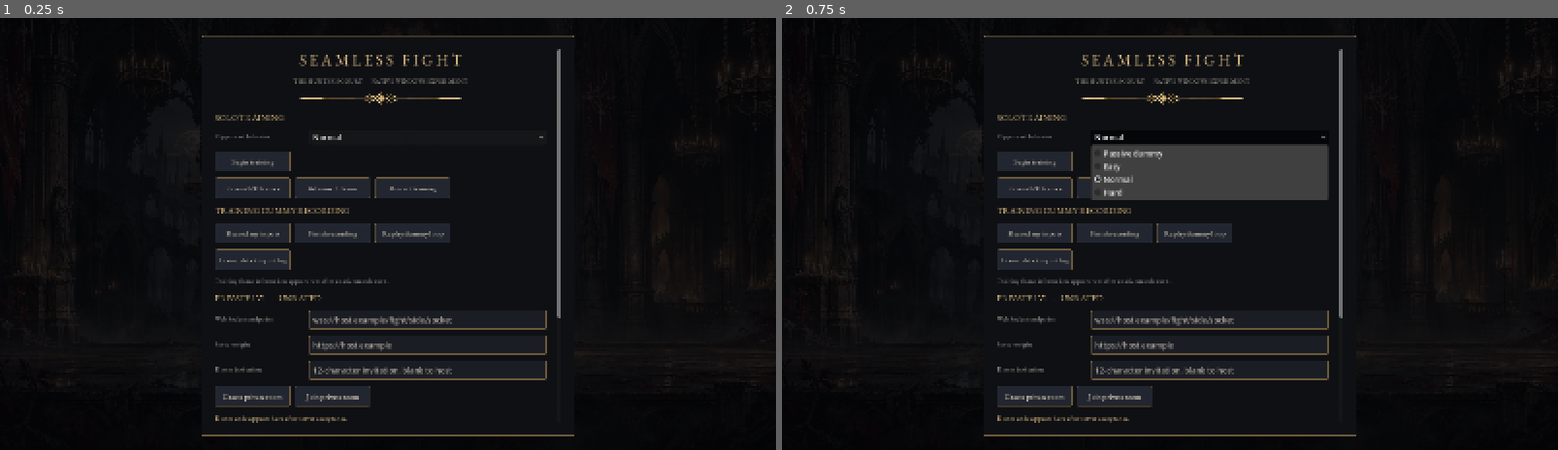
Above: before the commit, frames 1-2 (left to right).
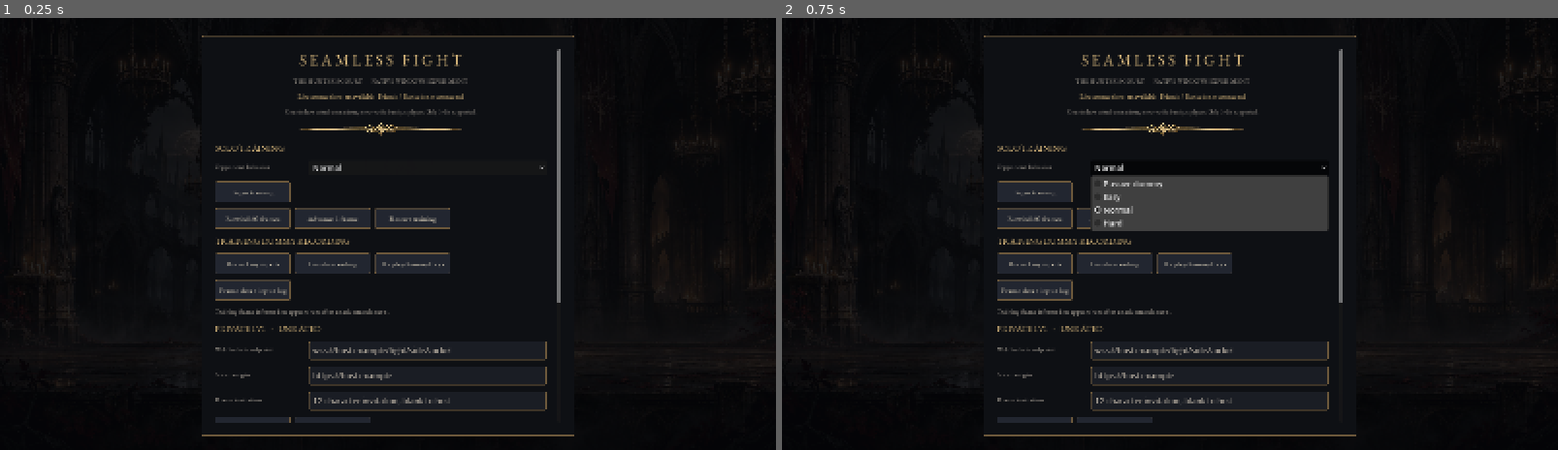
Above: after the commit, the same moments.

Repository: ProhorovIlja/seamless-fight
Game: Godot game, scene res://scenes/stage.tscn
The game is run twice, just before and just after one commit, with the same random seed, the same clock (stepped at 60 frames per second) and the same inputs.
Inputs:
- Up to frame 1 (0.25 s): no input
- Up to frame 2 (0.75 s): click "Normal" at 0.5 s

The runs differ from the first frame. In frame 1, 9.3% of the frame differs, in the area x 27-73%, y 17-94%; in frame 2, 12%.

Commit message:
feat(native-launcher): show live 1v1 connections, duel and spectator counts in Godot entry menu

Diff:
--- a/experiments/godot-native-4.7/scripts/native_menu.gd
+++ b/experiments/godot-native-4.7/scripts/native_menu.gd
@@ -10,6 +10,7 @@
 const BORDER := Color("#6c583b")
 var status: Label
 var practice_details: Label
+var court_activity: Label
 var join_code: LineEdit
 var endpoint: LineEdit
 var origin: LineEdit
@@ -29,7 +30,16 @@
 	online.room_code_ready.connect(_on_room)
 	online.connection_state.connect(_on_notice)
 	get_parent().get_node("Practice").practice_stopped.connect(_on_practice_stopped)
+	var live: Node=get_parent().get_node("CourtStatus")
+	live.activity_changed.connect(_on_court_activity)
 	visible=true
+	if DisplayServer.get_name()!="headless":
+		live.refresh()
+		var polling := Timer.new()
+		polling.wait_time=15.0
+		polling.autostart=true
+		polling.timeout.connect(func(): if visible: live.refresh())
+		add_child(polling)
 
 func _style(color: Color, margin: int=12) -> StyleBoxFlat:
 	var s := StyleBoxFlat.new()
@@ -116,6 +126,13 @@
 	var subtitle := _label("THE HUNTER'S COURT   ·   NATIVE WINDOWS EXPERIMENT",13,MUTED)
 	subtitle.horizontal_alignment=HORIZONTAL_ALIGNMENT_CENTER
 	column.add_child(subtitle)
+	court_activity=_label("Live connections: unavailable · Friends / Ranked: not connected",14,GOLD)
+	court_activity.horizontal_alignment=HORIZONTAL_ALIGNMENT_CENTER
+	court_activity.name="CourtActivity"
+	column.add_child(court_activity)
+	var disclaimer := _label("Counts show actual connections, never verified unique players. Only 1v1 is supported.",12,MUTED)
+	disclaimer.horizontal_alignment=HORIZONTAL_ALIGNMENT_CENTER
+	column.add_child(disclaimer)
 	var divider := TextureRect.new()
 	divider.texture=load("res://assets/site/divider.webp") as Texture2D
 	divider.expand_mode=TextureRect.EXPAND_IGNORE_SIZE
@@ -227,6 +244,10 @@
 	status.name="Status"
 	column.add_child(status)
 
+func _on_court_activity(_snapshot: Dictionary) -> void:
+	if court_activity!=null:
+		court_activity.text=get_parent().get_node("CourtStatus").display_text()
+
 func _toggle_scenery(yes: bool) -> void:
 	var ok: bool=get_parent().set_visual_stage("moonlit" if yes else "reliquary")
 	if not ok:
